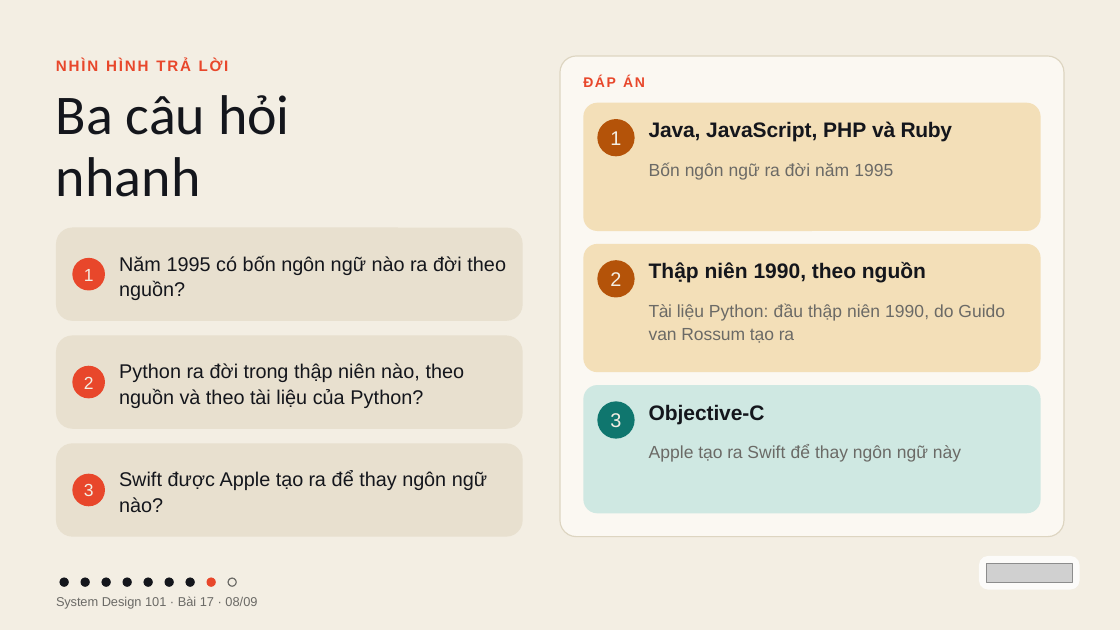
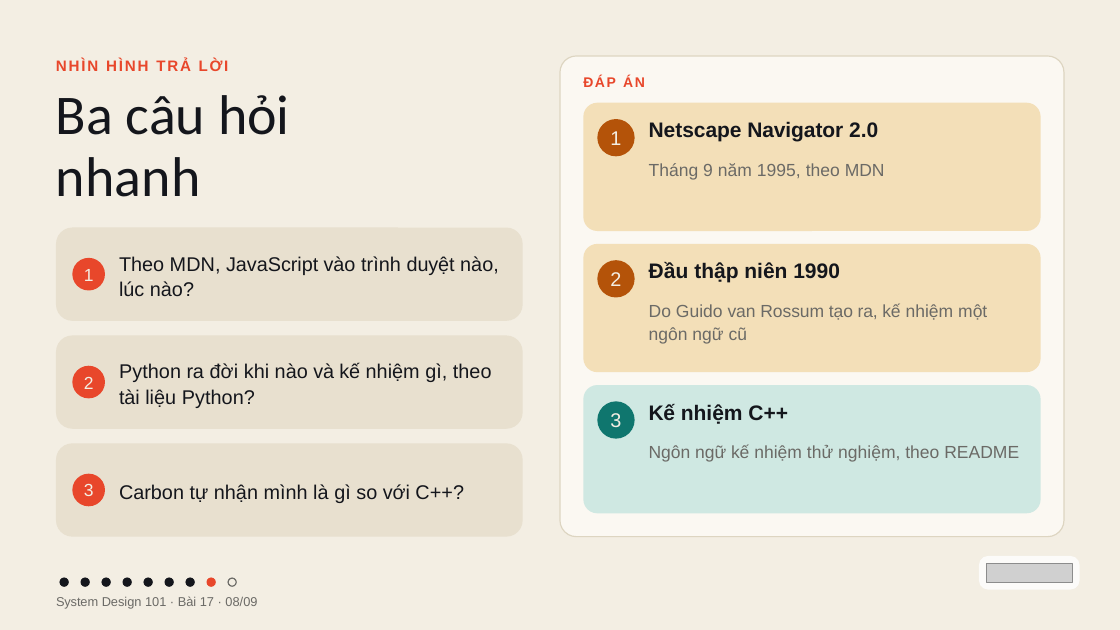
Before and after one commit to vohoailinh90/tool-marketing-studio, a slide deck: slide 8 of system-design-101/vi/lessons/sd-10-017/slides/sd-10-017.pptx. Drawn at 1120x630 pixels with LibreOffice and Linux fonts; fonts in the diff are those of the drawing; grey boxes stand for pictures. Boxes give left, top, right and bottom in pixels: in the first picture for what was removed or moved away, otherwise in the second. Text is boxed around its words. In the diff, an @@ line names an element or a change of style, - is before the commit and + after.

```diff
--- a/system-design-101/vi/lessons/sd-10-017/slides/sd-10-017.pptx
+++ b/system-design-101/vi/lessons/sd-10-017/slides/sd-10-017.pptx
@@ text at [649,121,878,142]: text changed @@
-Java, JavaScript, PHP và Ruby
+Netscape Navigator 2.0
@@ text at [649,163,885,180]: text changed @@
-Bốn ngôn ngữ ra đời năm 1995
+Tháng 9 năm 1995, theo MDN
@@ text at [119,256,499,296]: text changed @@
-Năm 1995 có bốn ngôn ngữ nào ra đời theo nguồn?
+Theo MDN, JavaScript vào trình duyệt nào, lúc nào?
@@ text at [649,262,840,283]: text changed @@
-Thập niên 1990, theo nguồn
+Đầu thập niên 1990
@@ text at [649,304,987,344]: text changed @@
-Tài liệu Python: đầu thập niên 1990, do Guido van Rossum tạo ra
+Do Guido van Rossum tạo ra, kế nhiệm một ngôn ngữ cũ
@@ text at [119,363,492,408]: text changed @@
-Python ra đời trong thập niên nào, theo nguồn và theo tài liệu của Python?
+Python ra đời khi nào và kế nhiệm gì, theo tài liệu Python?
@@ text at [649,404,788,424]: text changed @@
-Objective-C
+Kế nhiệm C++
@@ text at [649,445,1019,462]: text changed @@
-Apple tạo ra Swift để thay ngôn ngữ này
+Ngôn ngữ kế nhiệm thử nghiệm, theo README
@@ text at [119,484,464,503]: text changed @@
-Swift được Apple tạo ra để thay ngôn ngữ nào?
+Carbon tự nhận mình là gì so với C++?
```
Also in this commit, not shown: 7 other slides changed, 4 other files.
